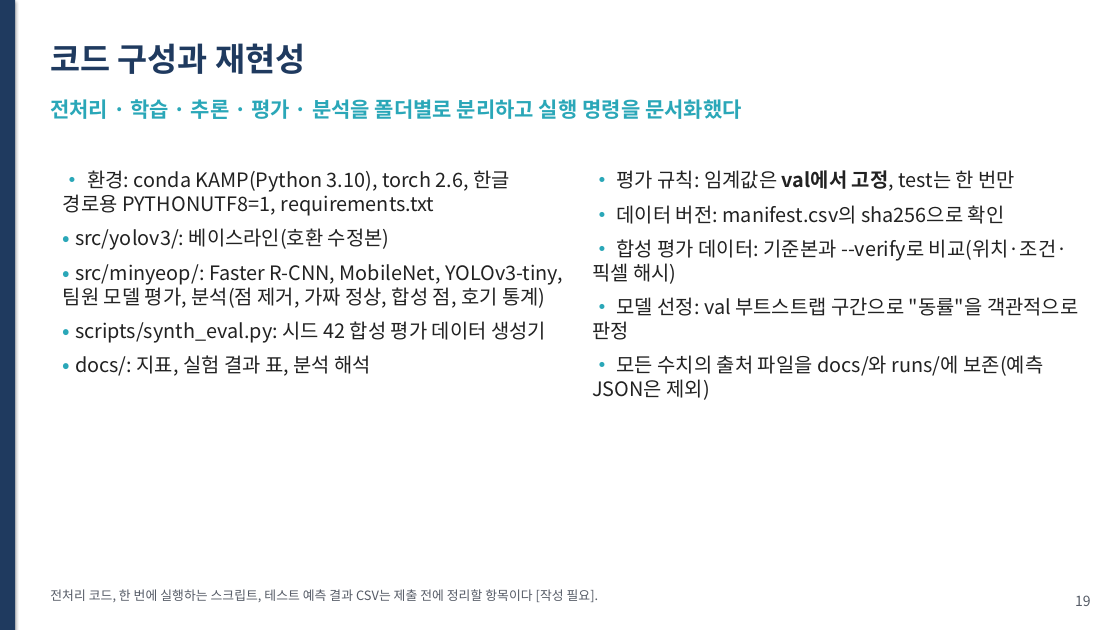
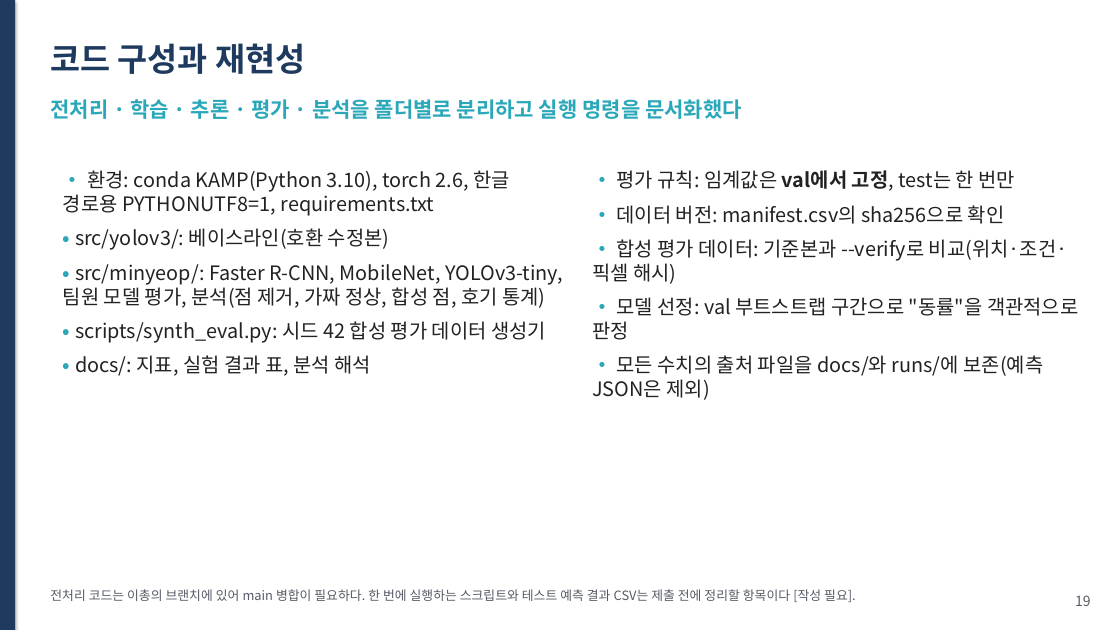
Before and after one commit to hmy7788/kamp_xray_detection, a slide deck: slide 19 of ppt/presentation.pptx. Drawn at 1120x630 pixels with LibreOffice and Linux fonts; fonts in the diff are those of the drawing. Boxes give left, top, right and bottom in pixels: in the first picture for what was removed or moved away, otherwise in the second. Text is boxed around its words. In the diff, an @@ line names an element or a change of style, - is before the commit and + after.

```diff
--- a/ppt/presentation.pptx
+++ b/ppt/presentation.pptx
@@ text at [50,589,856,602]: text changed @@
-전처리 코드, 한 번에 실행하는 스크립트, 테스트 예측 결과 CSV는 제출 전에 정리할 항목이다 [작성 필요].
+전처리 코드는 이총의 브랜치에 있어 main 병합이 필요하다. 한 번에 실행하는 스크립트와 테스트 예측 결과 CSV는 제출 전에 정리할 항목이다 [작성 필요].
```
Also in this commit, not shown: 1 other slide changed, 11 other files.
